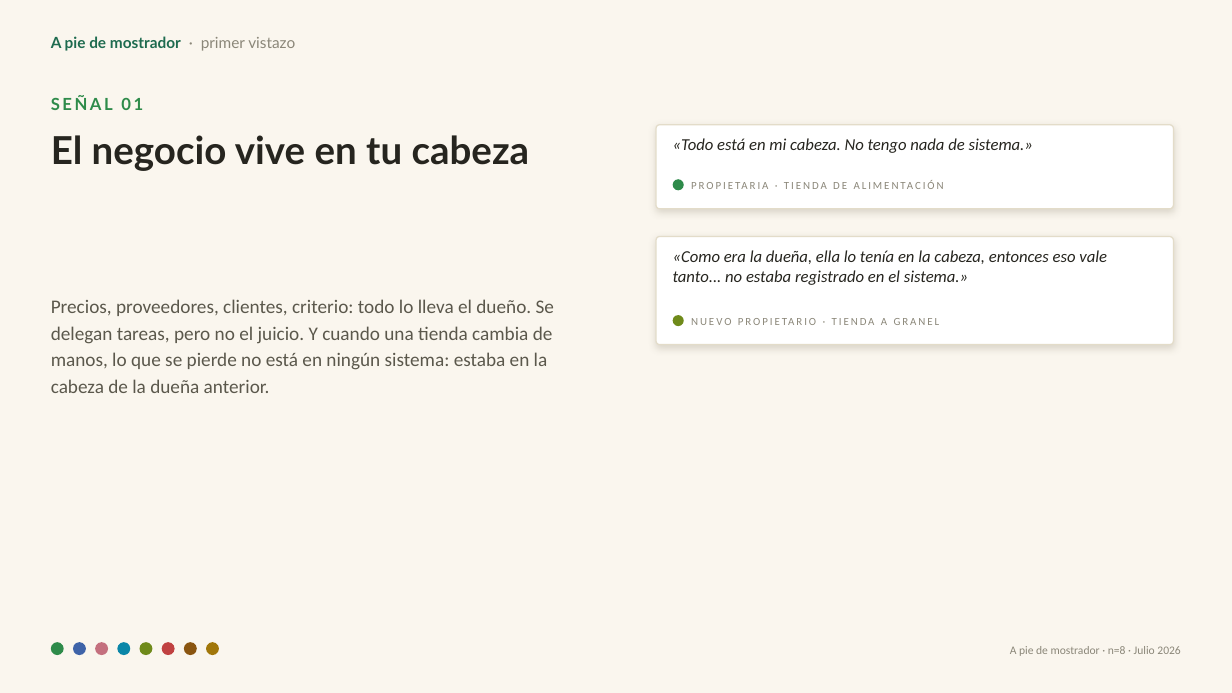
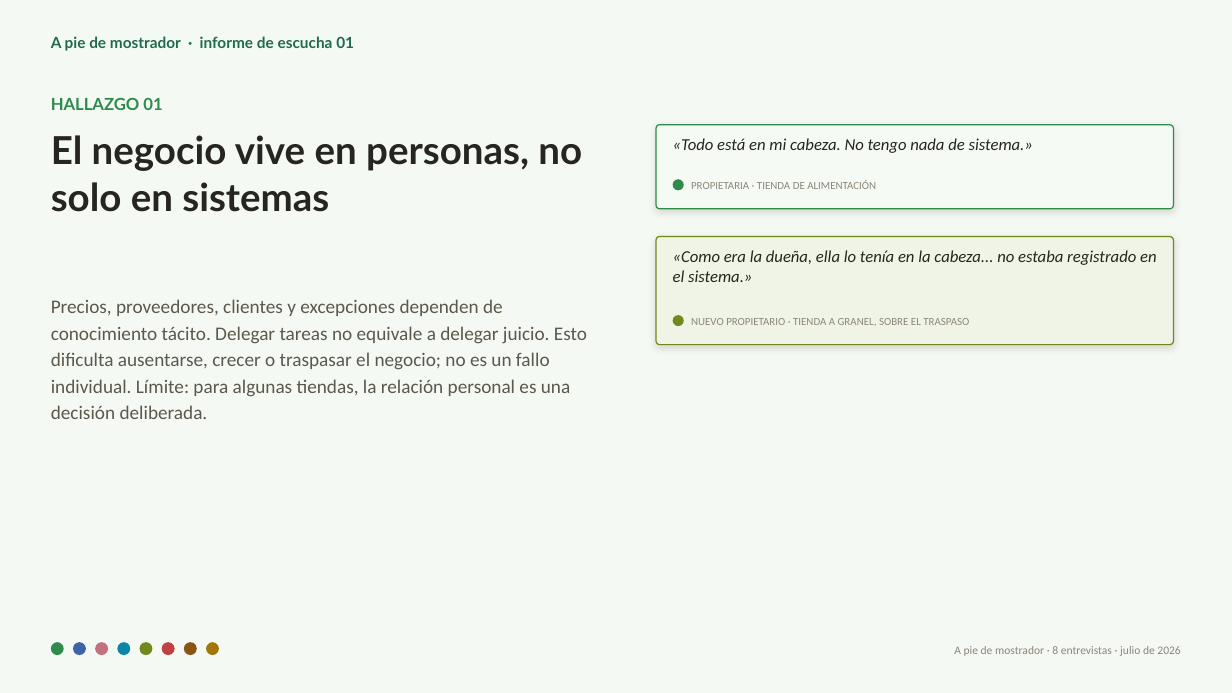
Before and after one commit to chpmoreno/apiedemostrador, a slide deck: slide 5 of apiedemostrador-deck.pptx (slide 4 before the commit). Drawn at 1232x693 pixels with LibreOffice and Linux fonts; fonts in the diff are those of the drawing. Boxes give left, top, right and bottom in pixels: in the first picture for what was removed or moved away, otherwise in the second. Text is boxed around its words. In the diff, an @@ line names an element or a change of style, - is before the commit and + after.

```diff
--- a/apiedemostrador-deck.pptx
+++ b/apiedemostrador-deck.pptx
@@ background #FAF6EE to #F5F9F4 @@
@@ text at bbox=[51, 36, 354, 51]: text changed @@
-A pie de mostrador · primer vistazo
+A pie de mostrador · informe de escucha 01
@@ text at bbox=[51, 98, 162, 110]: text changed @@
-SEÑAL 01
+HALLAZGO 01
@@ text at bbox=[51, 135, 582, 212]: text changed @@
-El negocio vive en tu cabeza
+El negocio vive en personas, no solo en sistemas
@@ rounded rectangle at bbox=[656, 125, 1174, 209]: fill #FFFFFF to #F5FAF4; outline #E3DCC9 1 pt to #2E8B4A 0.94 pt @@
@@ text "PROPIETARIA · TIENDA DE ALIMENTACIÓN" at bbox=[691, 180, 876, 189]: letter spacing 1.5 to 0 pt @@
@@ rounded rectangle at bbox=[656, 237, 1174, 345]: fill #FFFFFF to #F0F4E7; outline #E3DCC9 1 pt to #6F8A1A 0.94 pt @@
@@ text at bbox=[673, 250, 1157, 282]: text changed @@
-«Como era la dueña, ella lo tenía en la cabeza, entonces eso vale tanto... no estaba registrado en el sistema.»
+«Como era la dueña, ella lo tenía en la cabeza... no estaba registrado en el sistema.»
@@ text at bbox=[51, 299, 587, 419]: text changed @@
-Precios, proveedores, clientes, criterio: todo lo lleva el dueño. Se delegan tareas, pero no el juicio. Y cuando una tienda cambia de manos, lo que se pierde no está en ningún sistema: estaba en la cabeza de la dueña anterior.
+Precios, proveedores, clientes y excepciones dependen de conocimiento tácito. Delegar tareas no equivale a delegar juicio. Esto dificulta ausentarse, crecer o traspasar el negocio; no es un fallo individual. Límite: para algunas tiendas, la relación personal es una decisión deliberada.
@@ text at bbox=[691, 318, 969, 326]: text changed @@
-NUEVO PROPIETARIO · TIENDA A GRANEL
+NUEVO PROPIETARIO · TIENDA A GRANEL, SOBRE EL TRASPASO
@@ text at bbox=[954, 646, 1180, 656]: text changed @@
-A pie de mostrador · n=8 · Julio 2026
+A pie de mostrador · 8 entrevistas · julio de 2026
```
Also in this commit, not shown: 4 other slides changed, 3 slides added, 5 slides removed, 8 other files.
